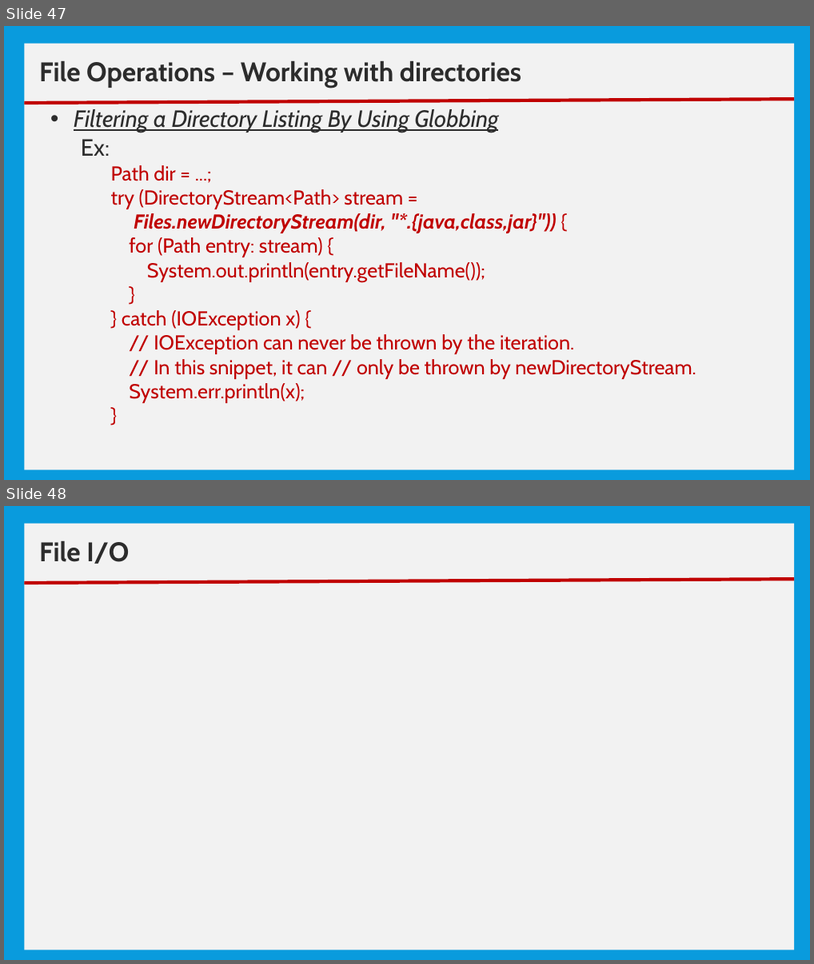
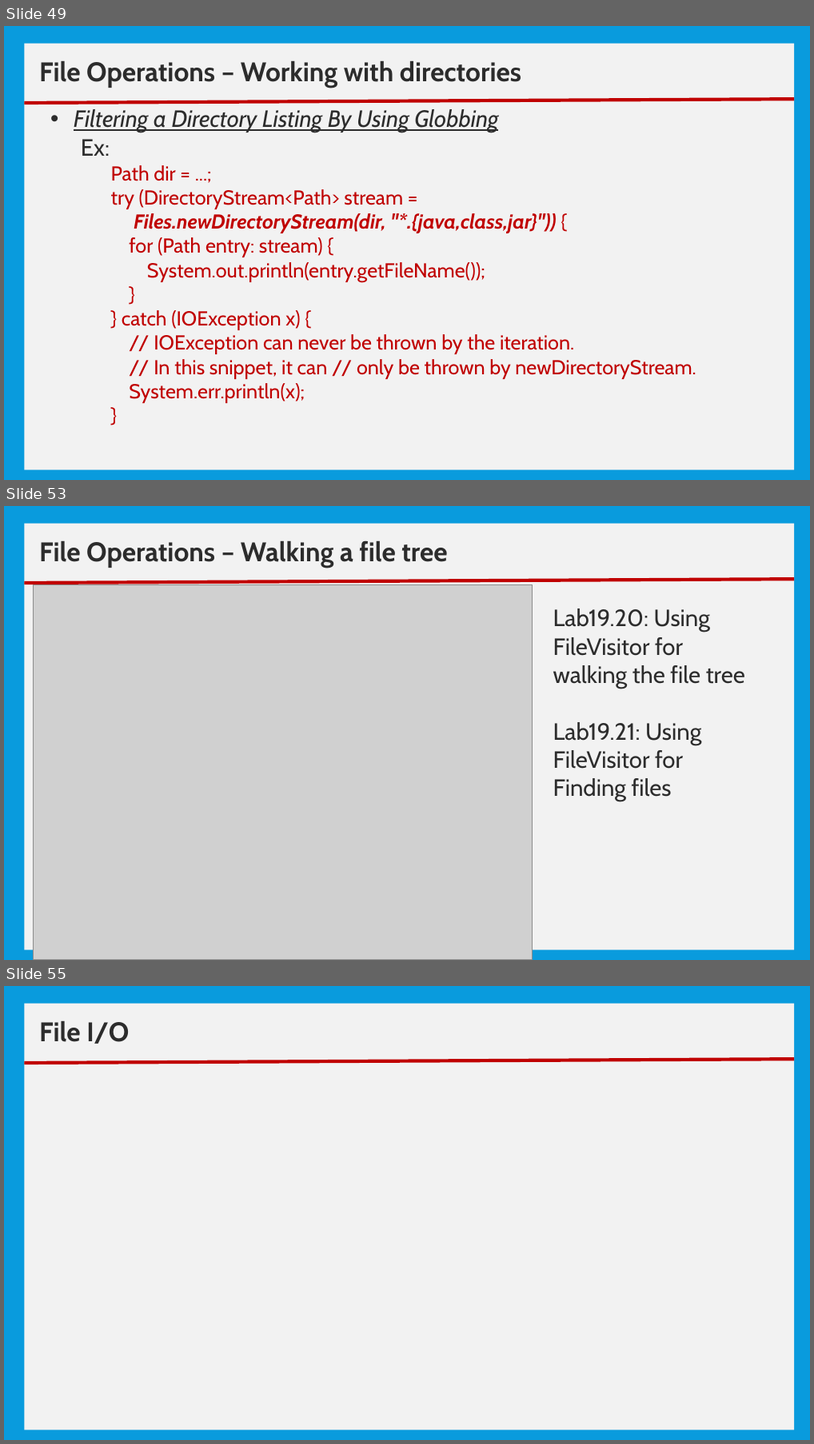
Before and after one commit to nmsgit1234/TechnicalDocs, a slide deck: training/core_java/10_Basic IO.pptx. Shown one above the other, each under a label of ours: slides 47 and 48 before the commit, slides 49, 53 and 55 after it; the slides between them are not shown. The pictures are 814x964 and 814x1444 pixels, drawn with LibreOffice and Linux fonts; fonts in the diff are those of the drawing; grey boxes stand for pictures. Boxes give left, top, right and bottom in pixels: in the first picture for what was removed or moved away, otherwise in the second. Text is boxed around its words. In the diff, an @@ line names an element or a change of style, - is before the commit and + after.

```diff
--- a/training/core_java/10_Basic IO.pptx
+++ b/training/core_java/10_Basic IO.pptx
@@ slide 53 added at (4,506,810,960), background #099BDD @@
@@ rectangle added at (25,524,794,950), fill #F2F2F2 @@
@@ text added at (39,541,447,568), 32 pt, text #2C2C2C, bold @@
+File Operations – Walking a file tree
@@ line added from (25, 583) to (794, 579), #C00000 4 pt @@
@@ picture added at (34,584,533,959) @@
@@ text added at (554,608,746,801), 28 pt, text #2C2C2C @@
+Lab19.20: Using FileVisitor for walking the file tree
+Lab19.21: Using FileVisitor for Finding files
@@ what was slide 47 is now slide 49 @@
@@ what was slide 48 is now slide 55 @@
```
Also in this commit, not shown: 1 slide changed, 4 other slides added, 7 other files.
